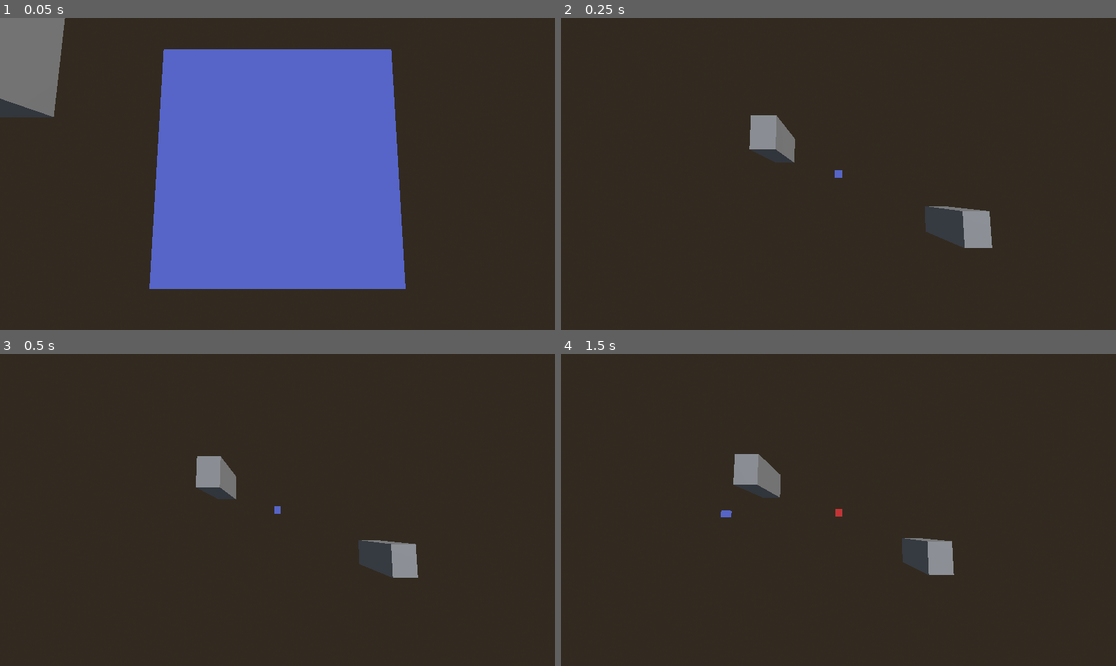
Above: before the commit, frames 1-4 (two rows, left to right).
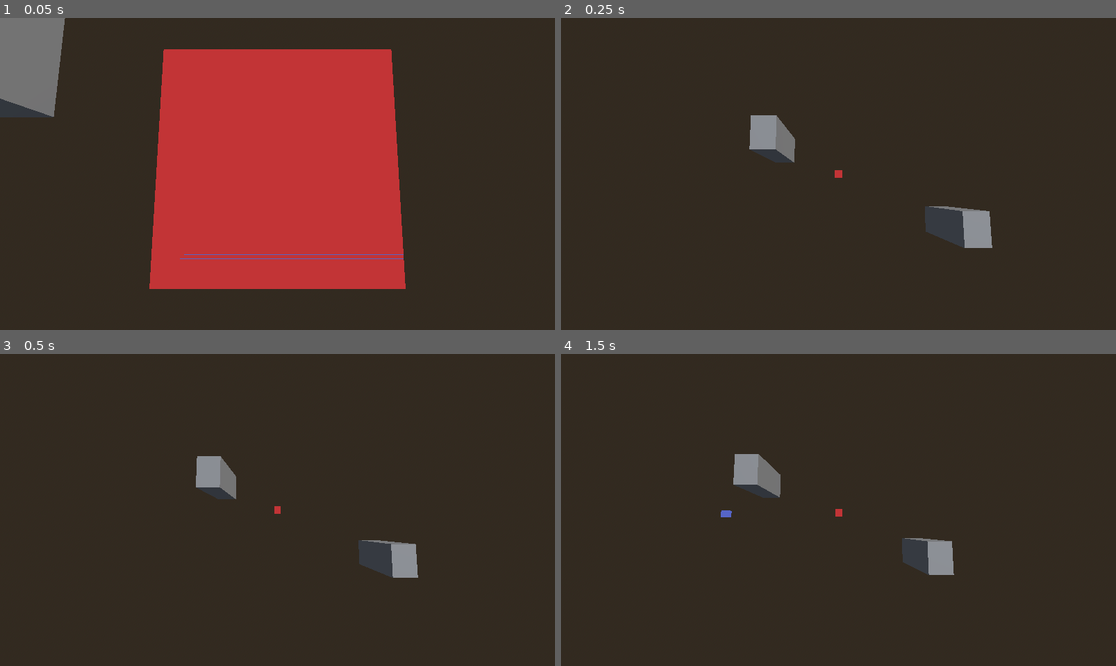
Above: after the commit, the same moments.

Repository: danbolt/phantom-camera-mouse-example
Game: Godot game, scene res://main.tscn
Same seed, same stepped clock (60 frames per second), same inputs: the game is played once before the commit and once after it.
Inputs (mouse positions are in pixels of both pictures, inside the frame that each line leads up to):
- Up to frame 1 (0.05 s): no input
- Up to frame 2 (0.25 s): no input
- Up to frame 3 (0.5 s): no input
- Up to frame 4 (1.5 s): tap Enter (ui_accept) at 0.5, 0.77 s; move the mouse to (960, 494) at 0.52 s; hold Right (ui_right) 0.53-1.28 s; hold F 0.53-1.28 s; click (960, 494) at 0.67 s; move the mouse to (727, 525) at 1.27 s; hold Down (ui_down) from 1.28 s (still down); tap Q at 1.35 s; click (727, 525) at 1.42 s

The runs differ from the first frame. In frame 1, 33% of the frame differs, in the area x 26-74%, y 10-87%; in frame 2, less than 0.1%; in frame 3, less than 0.1%; in frame 4, nothing differs.

Commit message:
Move cursor node out of tree

Diff:
--- a/main.gd
+++ b/main.gd
@@ -1,7 +1,7 @@
 class_name Main extends Node3D
 
 @onready var look_spot: Node3D = $LookSpot
-@onready var mouse_spot: Node3D = $LookSpot/MouseSpot
+@onready var mouse_spot: Node3D = $MouseSpot
 
 @onready var camera: PhantomCamera3D = $PhantomCamera3D
 
--- a/main.tscn
+++ b/main.tscn
@@ -5,19 +5,19 @@
 [ext_resource type="Script" uid="uid://csjccrhj5wnx7" path="res://addons/phantom_camera/scripts/phantom_camera/phantom_camera_3d.gd" id="3_7mycd"]
 [ext_resource type="Script" uid="uid://8umksf8e80fw" path="res://addons/phantom_camera/scripts/resources/tween_resource.gd" id="4_272bh"]
 
+[sub_resource type="StandardMaterial3D" id="StandardMaterial3D_lquwl"]
+shading_mode = 0
+albedo_color = Color(0.338407, 0.39569, 0.780841, 1)
+
+[sub_resource type="BoxMesh" id="BoxMesh_7mycd"]
+material = SubResource("StandardMaterial3D_lquwl")
+
 [sub_resource type="StandardMaterial3D" id="StandardMaterial3D_1bvp3"]
 shading_mode = 0
 albedo_color = Color(0.762427, 0.2078, 0.215418, 1)
 
 [sub_resource type="BoxMesh" id="BoxMesh_1bvp3"]
 material = SubResource("StandardMaterial3D_1bvp3")
-
-[sub_resource type="StandardMaterial3D" id="StandardMaterial3D_lquwl"]
-shading_mode = 0
-albedo_color = Color(0.338407, 0.39569, 0.780841, 1)
-
-[sub_resource type="BoxMesh" id="BoxMesh_7mycd"]
-material = SubResource("StandardMaterial3D_lquwl")
 
 [sub_resource type="Resource" id="Resource_5vw27"]
 script = ExtResource("4_272bh")
@@ -49,15 +49,15 @@
 script = ExtResource("2_lquwl")
 metadata/_custom_type_script = "uid://bd046eokvcnu2"
 
+[node name="MouseSpot" type="Node3D" parent="."]
+
+[node name="MeshInstance3D" type="MeshInstance3D" parent="MouseSpot"]
+mesh = SubResource("BoxMesh_7mycd")
+
 [node name="LookSpot" type="Node3D" parent="."]
 
 [node name="MeshInstance3D" type="MeshInstance3D" parent="LookSpot"]
 mesh = SubResource("BoxMesh_1bvp3")
-
-[node name="MouseSpot" type="Node3D" parent="LookSpot"]
-
-[node name="MeshInstance3D" type="MeshInstance3D" parent="LookSpot/MouseSpot"]
-mesh = SubResource("BoxMesh_7mycd")
 
 [node name="PhantomCamera3D" type="Node3D" parent="."]
 top_level = true
